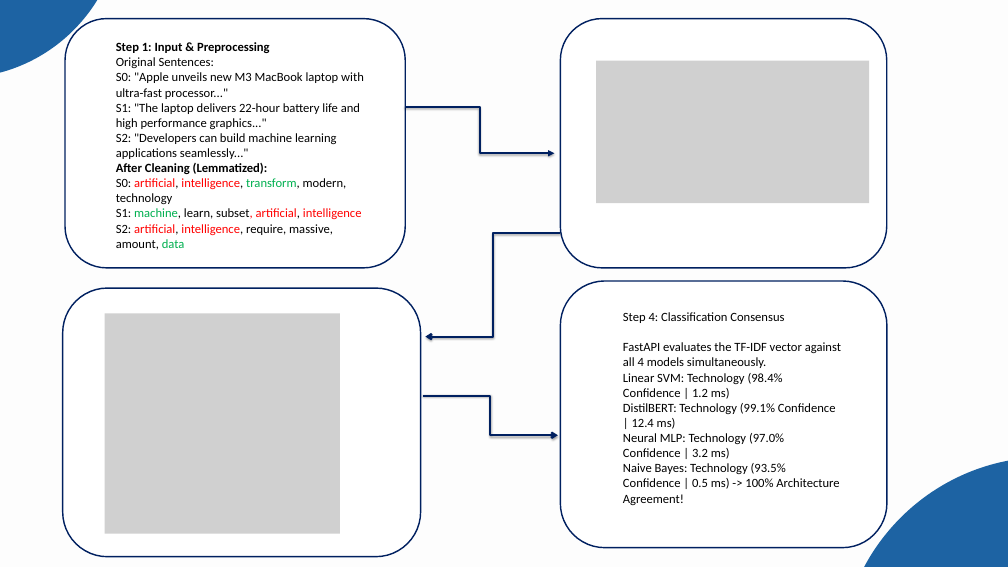
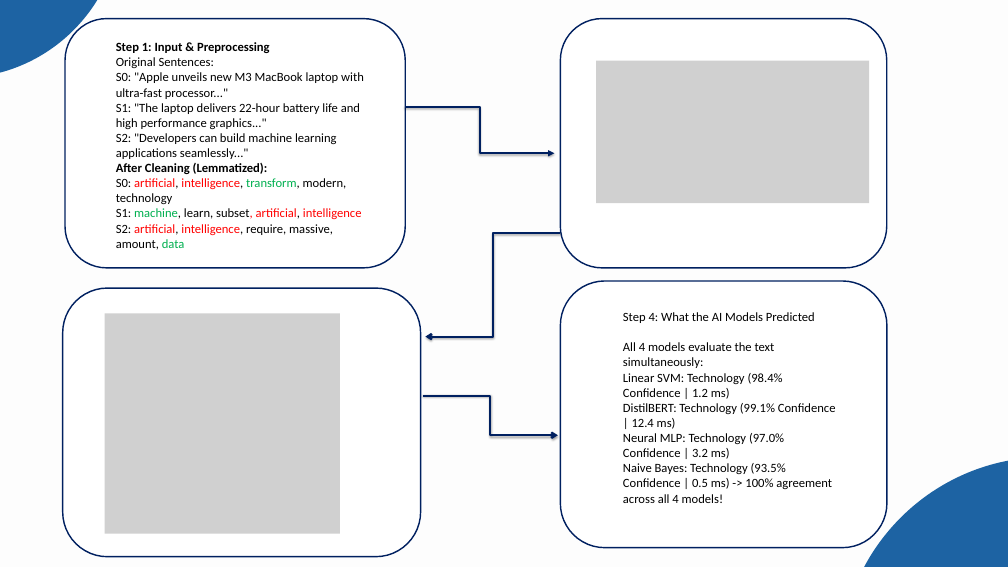
Before and after one commit to Abhijeet0848/NewsLens, a slide deck: slide 10 of docs/NewsScope_Presentation_CruxTemplate.pptx. Drawn at 1008x567 pixels with LibreOffice and Linux fonts; fonts in the diff are those of the drawing; grey boxes stand for pictures. Boxes give left, top, right and bottom in pixels: in the first picture for what was removed or moved away, otherwise in the second. Text is boxed around its words. In the diff, an @@ line names an element or a change of style, - is before the commit and + after.

```diff
--- a/docs/NewsScope_Presentation_CruxTemplate.pptx
+++ b/docs/NewsScope_Presentation_CruxTemplate.pptx
@@ text at (623,312,815,368): text changed @@
-Step 4: Classification Consensus
-FastAPI evaluates the TF-IDF vector against all 4 models simultaneously.
+Step 4: What the AI Models Predicted
+All 4 models evaluate the text simultaneously:
@@ text at (623,463,832,503): text changed @@
-Naive Bayes: Technology (93.5% Confidence | 0.5 ms) -> 100% Architecture Agreement!
+Naive Bayes: Technology (93.5% Confidence | 0.5 ms) -> 100% agreement across all 4 models!
```
Also in this commit, not shown: 12 other slides changed, 4 other files.
